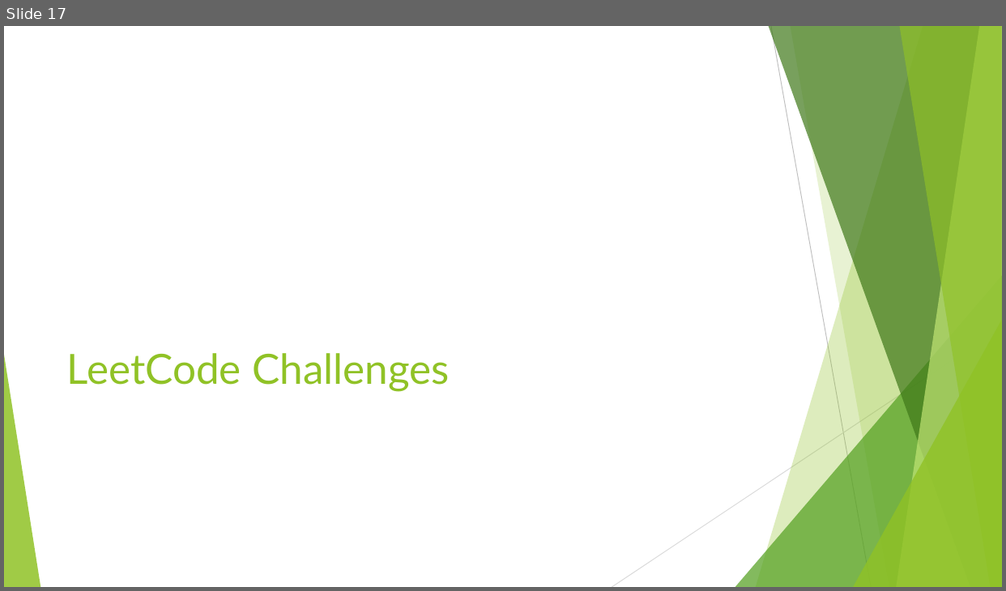
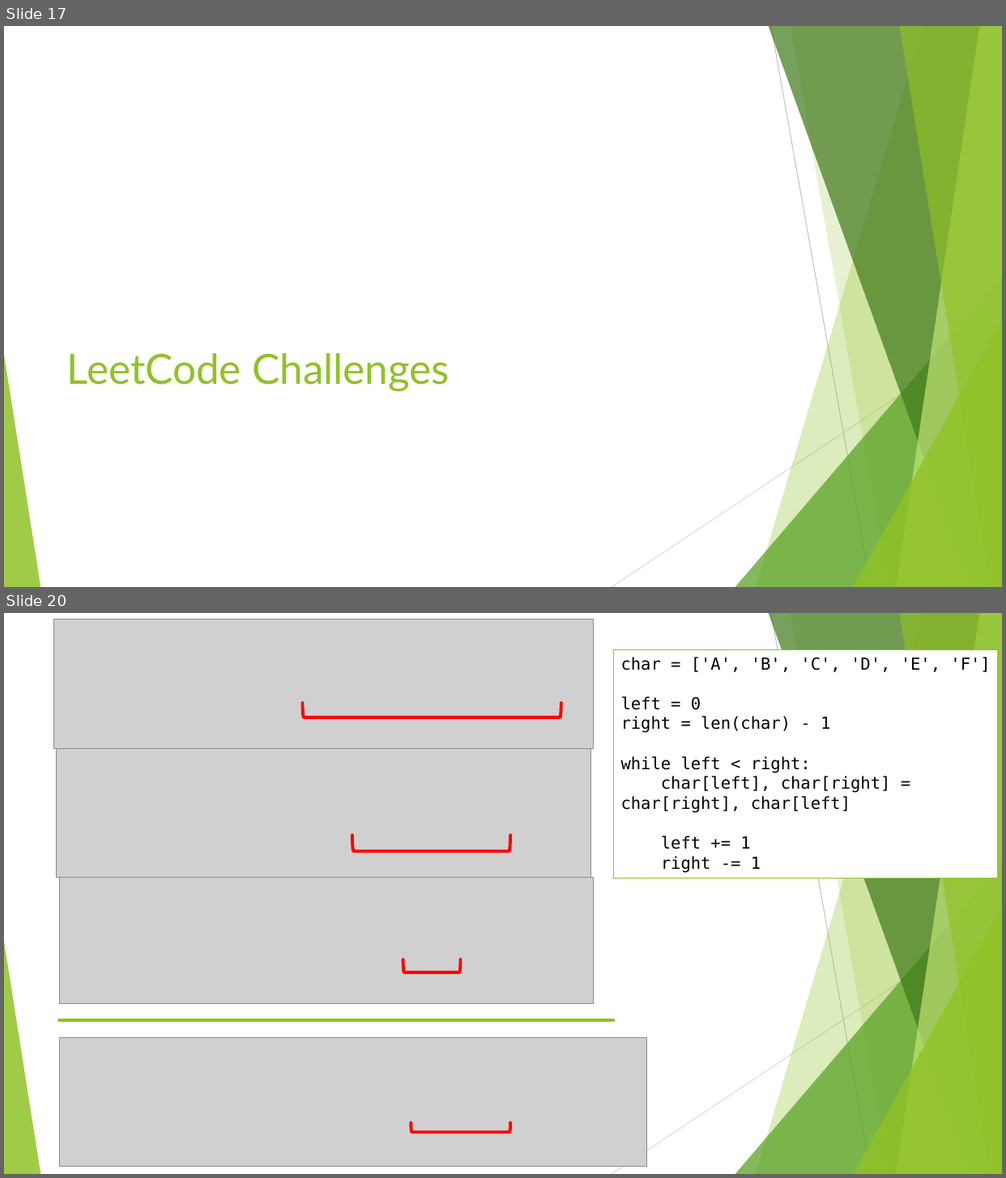
Before and after one commit to d823944/Python4Us, a slide deck: Slides/Python Basics_20190630.pptx. Shown one above the other, each under a label of ours: slide 17 before the commit, slides 17 and 20 after it; the slides between them are not shown. The pictures are 1006x591 and 1006x1178 pixels, drawn with LibreOffice and Linux fonts; fonts in the diff are those of the drawing; grey boxes stand for pictures. Boxes give left, top, right and bottom in pixels: in the first picture for what was removed or moved away, otherwise in the second. Text is boxed around its words. In the diff, an @@ line names an element or a change of style, - is before the commit and + after.

```diff
--- a/Slides/Python Basics_20190630.pptx
+++ b/Slides/Python Basics_20190630.pptx
@@ slide 20 added at box(4, 613, 1002, 1174), background #FFFFFF; not listed: 10 template elements that a slide beside it also shows @@
@@ picture added at box(54, 619, 594, 749) @@
@@ rectangle added at box(613, 649, 998, 879), fill #FFFFFF, outline #90C226 0.75 pt, 16 pt, text #000000 @@
+char = ['A', 'B', 'C', 'D', 'E', 'F']
+left = 0
+right = len(char) - 1
+while left < right:
+char[left], char[right] = char[right], char[left]
+left += 1
+right -= 1
@@ left bracket added at box(303, 703, 562, 717), outline #FF0000 3 pt @@
@@ picture added at box(57, 748, 591, 877) @@
@@ left bracket added at box(352, 835, 510, 851), outline #FF0000 3 pt @@
@@ picture added at box(59, 878, 594, 1003) @@
@@ left bracket added at box(403, 959, 461, 973), outline #FF0000 3 pt @@
@@ line added from (59, 1020) to (613, 1020), #90C226 3 pt @@
@@ picture added at box(59, 1037, 647, 1166) @@
@@ left bracket added at box(411, 1122, 511, 1132), outline #FF0000 3 pt @@
```
Also in this commit, not shown: 9 slides changed.
